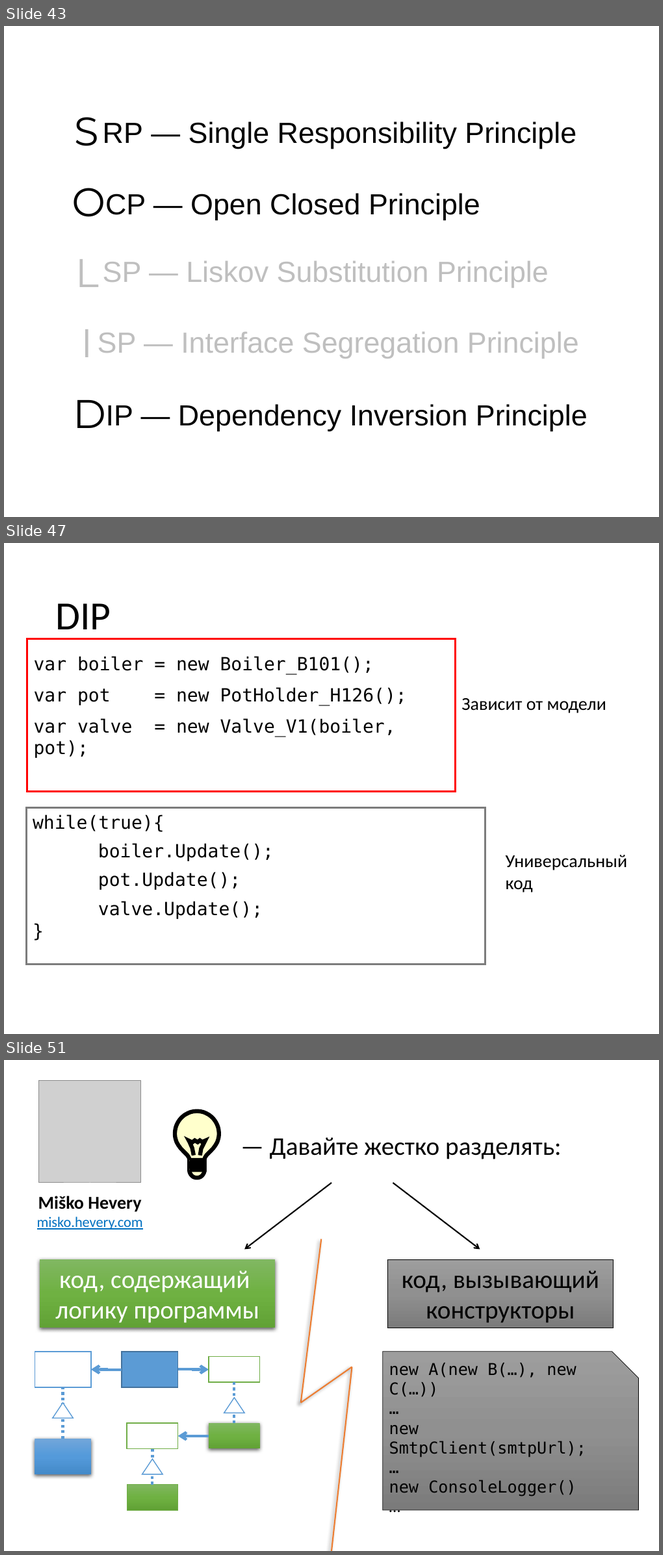
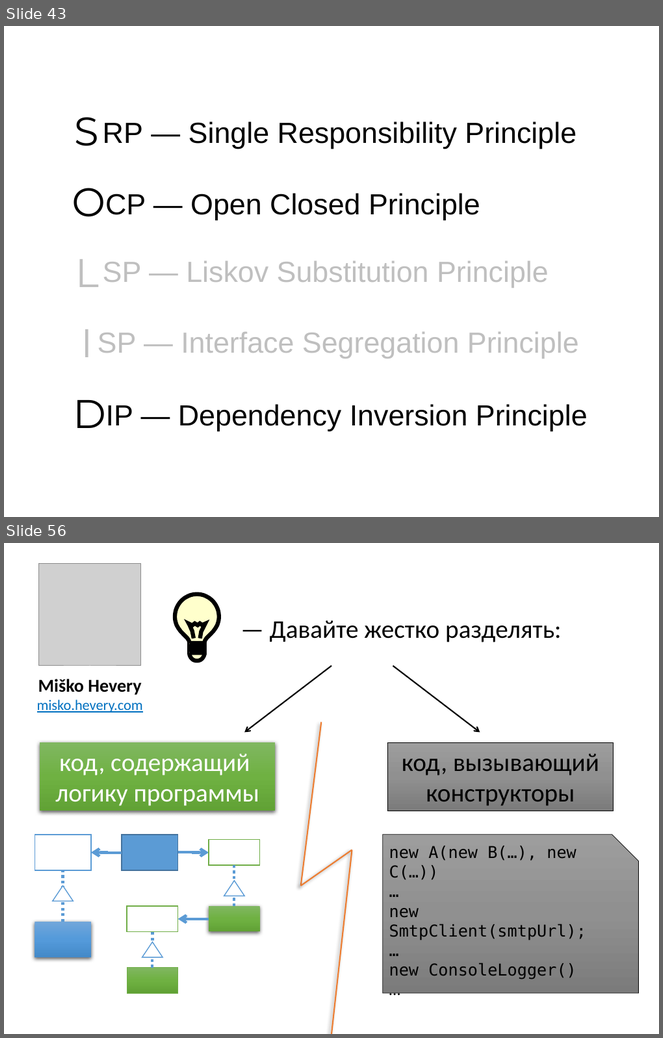
Before and after one commit to mironov-alexey/03-design, a slide deck: design-slides.pptx. Shown one above the other, each under a label of ours: slides 43, 47 and 51 before the commit, slides 43 and 56 after it; the slides between them are not shown. The pictures are 663x1555 and 663x1038 pixels, drawn with LibreOffice and Linux fonts; fonts in the diff are those of the drawing; grey boxes stand for pictures. Boxes give left, top, right and bottom in pixels: in the first picture for what was removed or moved away, otherwise in the second. Text is boxed around its words. In the diff, an @@ line names an element or a change of style, - is before the commit and + after.

```diff
--- a/design-slides.pptx
+++ b/design-slides.pptx
@@ slide 47 removed at (4, 543, 659, 1034), background #FFFFFF @@
@@ title removed at (55, 603, 111, 639) @@
-DIP
@@ rectangle removed at (27, 639, 456, 792) @@
-var boiler = new Boiler_B101();
-var pot = new PotHolder_H126();
-var valve = new Valve_V1(boiler, pot);
@@ text removed at (462, 698, 607, 713) @@
-Зависит от модели
@@ rectangle removed at (26, 808, 486, 964) @@
-while(true){
-boiler.Update();
-pot.Update();
-valve.Update();
-}
@@ text removed at (506, 855, 628, 893) @@
-Универсальный
-код
@@ what was slide 51 is now slide 56 @@
```
Also in this commit, not shown: 2 slides changed, 5 slides added, 6 other slides removed, 2 other files.
